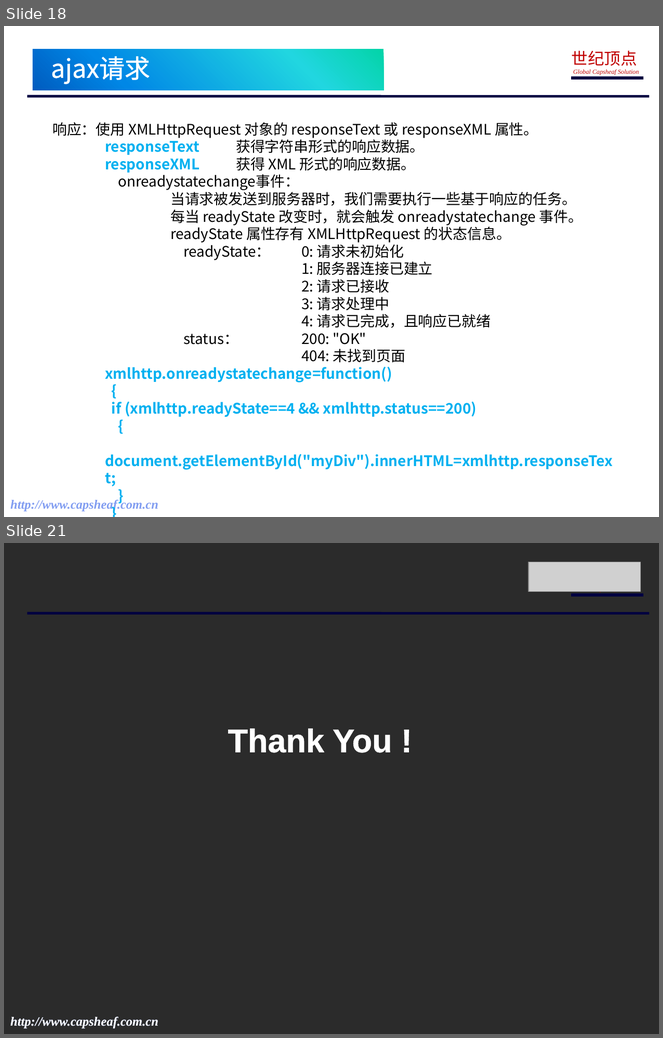
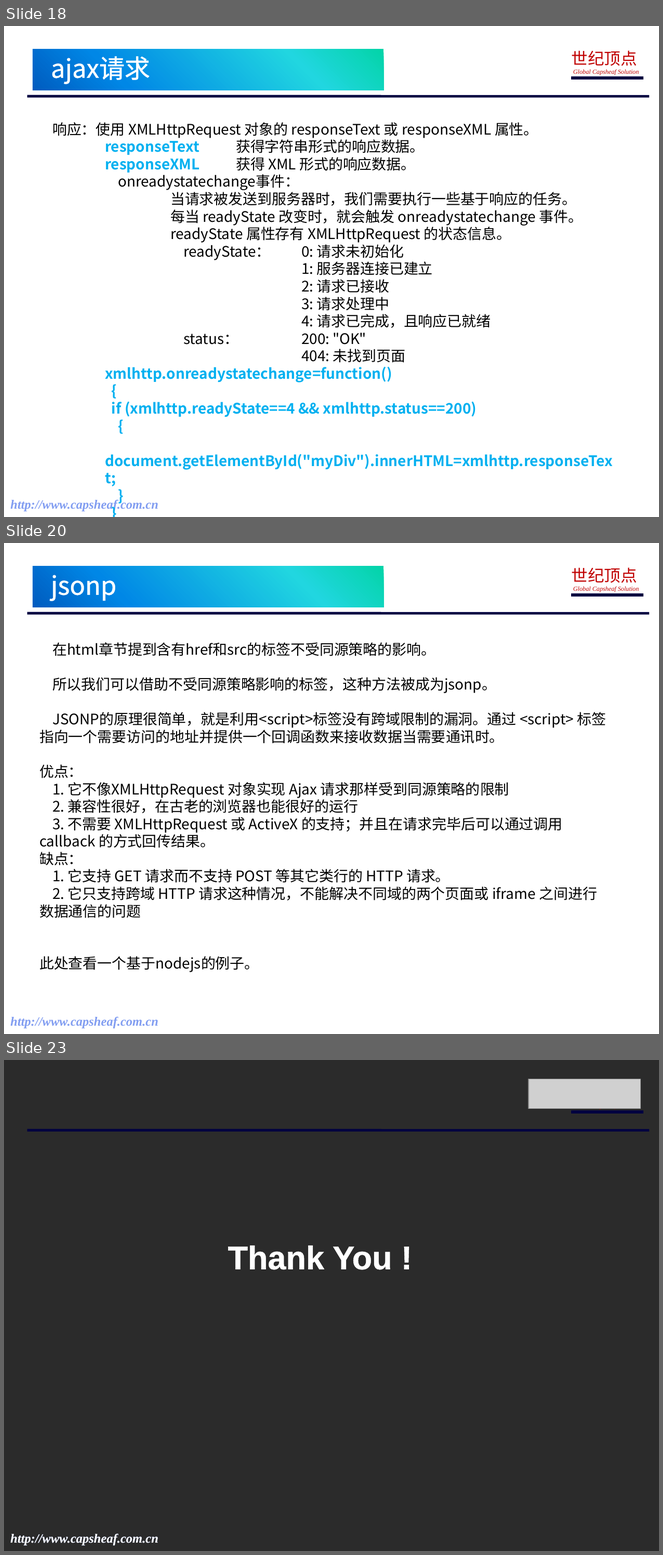
Before and after one commit to wangxia34/vue-houtaiguanli, a slide deck: html/前端分享.pptx. Shown one above the other, each under a label of ours: slides 18 and 21 before the commit, slides 18, 20 and 23 after it; the slides between them are not shown. The pictures are 663x1038 and 663x1555 pixels, drawn with LibreOffice and Linux fonts; fonts in the diff are those of the drawing; grey boxes stand for pictures; background and template pictures are left out; a plain dark background stands for a picture behind light text. Boxes give left, top, right and bottom in pixels: in the first picture for what was removed or moved away, otherwise in the second. Text is boxed around its words. In the diff, an @@ line names an element or a change of style, - is before the commit and + after.

```diff
--- a/html/前端分享.pptx
+++ b/html/前端分享.pptx
@@ slide 20 added at [4,543,659,1034], background #FFFFFF; not listed: 4 template elements that a slide beside it also shows @@
@@ rectangle added at [33,566,384,607], fill gradient #03D4A8 to #21D6E0 to #0087E6 to #005CBF, 28 pt, text #FFFFFF @@
+jsonp
@@ text added at [39,642,606,973], 16 pt, text #000000 @@
+在html章节提到含有href和src的标签不受同源策略的影响。
+所以我们可以借助不受同源策略影响的标签，这种方法被成为jsonp。
+JSONP的原理很简单，就是利用<script>标签没有跨域限制的漏洞。通过 <script> 标签指向一个需要访问的地址并提供一个回调函数来接收数据当需要通讯时。
+优点：
+1. 它不像XMLHttpRequest 对象实现 Ajax 请求那样受到同源策略的限制
+2. 兼容性很好，在古老的浏览器也能很好的运行
+3. 不需要 XMLHttpRequest 或 ActiveX 的支持；并且在请求完毕后可以通过调用 callback 的方式回传结果。
+缺点：
+1. 它支持 GET 请求而不支持 POST 等其它类行的 HTTP 请求。
+2. 它只支持跨域 HTTP 请求这种情况，不能解决不同域的两个页面或 iframe 之间进行数据通信的问题
+此处查看一个基于nodejs的例子。
@@ what was slide 21 is now slide 23 @@
```
Also in this commit, not shown: 3 slides changed, 1 other slide added.
